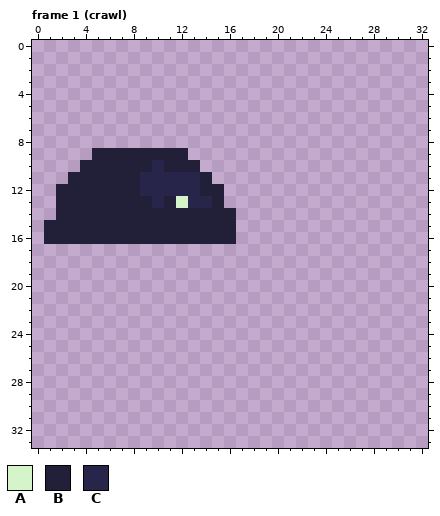
A pixel-art file gets an edit: graphics/source/sprites/bleb.aseprite. The first picture shows the starting point.
33x34 pixels, 22 frames. Shown: frame 1 (crawl). The commit also changed other frames, which this record leaves out.
Palette (. is transparent): A #d5f4ca  B #222039  C #28254a
Pixels before, frame 1 (crawl), first column x 1:
 9 ....BBBBBBBB....
10 ...BBBBBBCBBB...
11 ..BBBBBBCCCCCB..
12 .BBBBBBBCCCCCBB.
13 .BBBBBBBBCBACCB.
14 .BBBBBBBBBBBBBBB
15 BBBBBBBBBBBBBBBB
16 BBBBBBBBBBBBBBBB
The result:
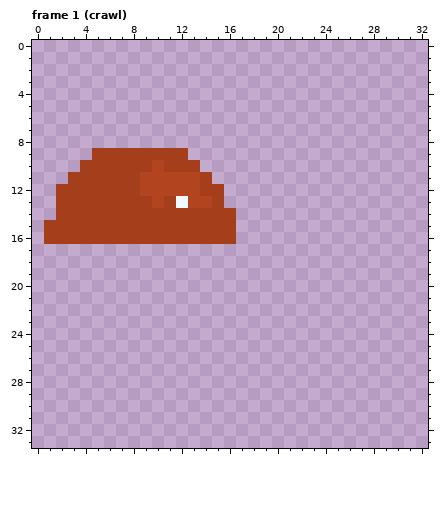
The exact change:
layer "Dawn" now shown
layer "Midnight" now hidden
colour A: #d5f4ca -> #f0faff
colour B: #222039 -> #a53f1b
colour C: #28254a -> #b2451f
Pixel boxes of the changes (left, top, right, bottom) in both pictures:
changed: (44, 148, 236, 244)
